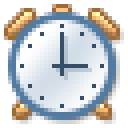
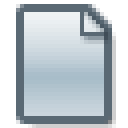
Layer changes from the first 128x128 image to the second:
hid group "alarm" (1st of 2) (8 layers) over box(4, 4, 124, 124)
added group "list" (1st of 2) with 2 layers above "mobile" over box(24, 12, 104, 116)
added layer "corner" in group "list" over box(80, 12, 104, 36)
added layer "list" (2nd of 2, in "list") in group "list" over box(24, 12, 104, 116)
